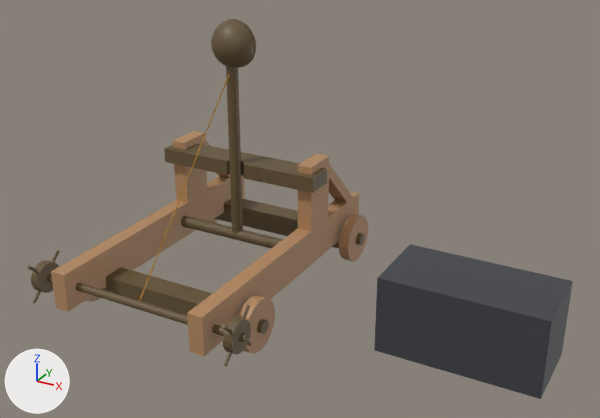
Two versions of the glTF model public/models/catapult.glb, one commit apart.
One viewpoint serves both versions: a 50 mm camera at (5.78, -8.32, 5.54) aimed at (1.34, -0.24, 1.5). Arrows for +X, +Y and +Z are at lower left; the lights stay in place. Where no turn or scale is listed for an object, it has been applied to the vertices.

Names of what the first picture shows: 'Axle.r.001', 'AxleCase.b', 'AxleCase.f', 'Chassis', 'Icosphere', 'RamBar', 'StoneBlock', 'ThrowingArm', 'Wheel.br', 'Wheel.br.001', 'Wheel.br.002', 'Wheel.fr'.
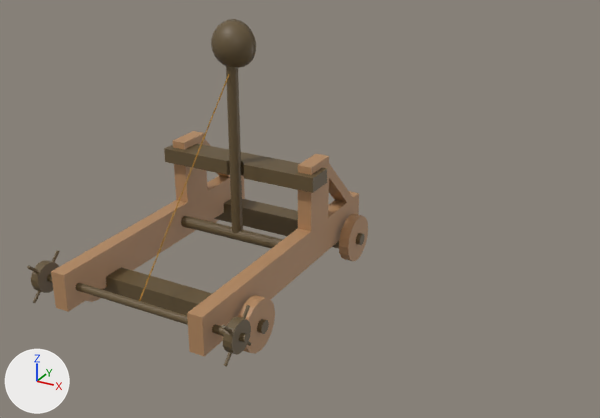
The newer file is also turned or shifted as a whole; pictures and numbers use the older file's frame.

Where the change shows, as pixel boxes (x1, y1, x2, y2) in the pictures (600 x 418 px):
```json
{"object": "StoneBlock", "change": "deleted", "before": [374, 244, 573, 399]}
```

The change, as JSON lines over the scene's bpy script:
```json
{"op": "remove", "block": "ob_stoneblock", "code": ["ob_stoneblock = bpy.data.objects.new('StoneBlock', me_cube_005)", "ob_stoneblock.location = (3.486, 0.0, 0.49)"]}
```
